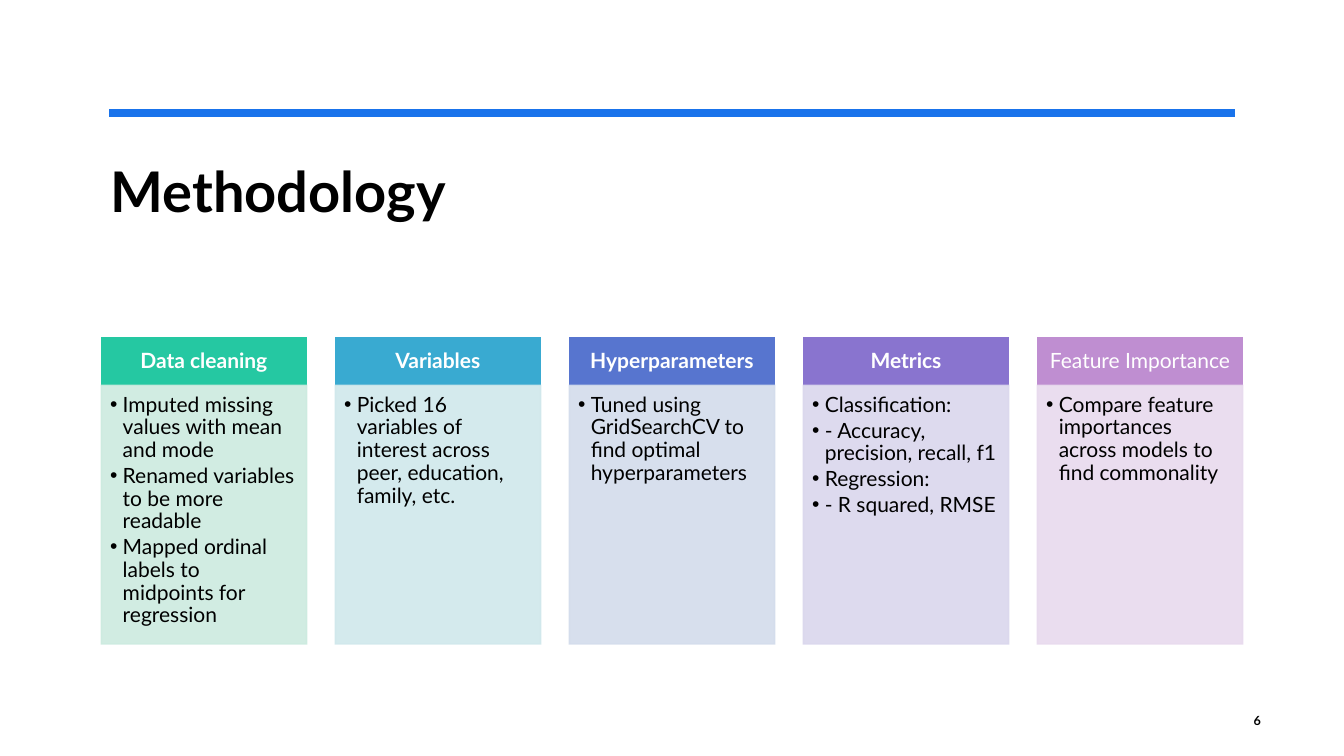
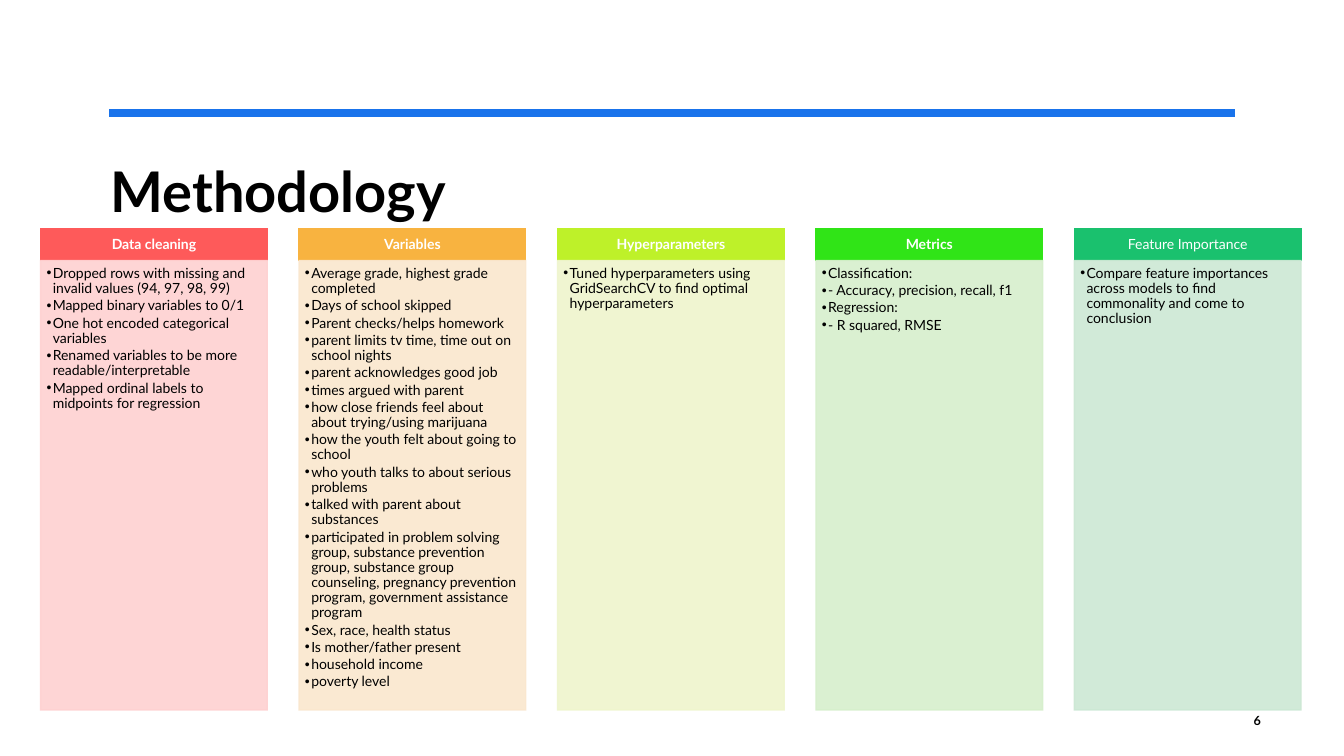
Before and after one commit to ChristufaY/data5322, a slide deck: slide 6 of hw1/slides.pptx. Drawn at 1344x756 pixels with LibreOffice and Linux fonts; fonts in the diff are those of the drawing. Boxes give left, top, right and bottom in pixels: in the first picture for what was removed or moved away, otherwise in the second. Text is boxed around its words. In the diff, an @@ line names an element or a change of style, - is before the commit and + after.

```diff
--- a/hw1/slides.pptx
+++ b/hw1/slides.pptx
@@ size 15 to 10 pt; less space between paragraphs in 5 elements at box(617, 239, 726, 252), box(906, 238, 953, 249), box(384, 238, 440, 249), box(1128, 239, 1248, 252), box(112, 238, 196, 252) @@
@@ text "Data cleaning": place and size @@
-text "Data cleaning" at box(140, 352, 267, 372)
+text "Data cleaning" at box(112, 238, 196, 252)
@@ text "Variables": place and size @@
-text "Variables" at box(395, 352, 480, 368)
+text "Variables" at box(384, 238, 440, 249)
@@ text "Hyperparameters": place and size @@
-text "Hyperparameters" at box(590, 353, 753, 372)
+text "Hyperparameters" at box(617, 239, 726, 252)
@@ text "Metrics": place and size @@
-text "Metrics" at box(871, 352, 942, 368)
+text "Metrics" at box(906, 238, 953, 249)
@@ text "Feature Importance": place and size @@
-text "Feature Importance" at box(1050, 353, 1230, 372)
+text "Feature Importance" at box(1128, 239, 1248, 252)
@@ group added at box(40, 229, 1302, 689): 5 rectangles, 1 text @@
+  • Average grade, highest grade completed
+  • Days of school skipped
+  • Parent checks/helps homework
+  • parent limits tv time, time out on school nights
+  • parent acknowledges good job
+  • times argued with parent
+  • how close friends feel about about trying/using marijuana
+  • how the youth felt about going to school
+  • who youth talks to about serious problems
+  • talked with parent about substances
+  • participated in problem solving group, substance prevention group, substance group counseling, pregnancy prevention program, government assistance program
+  • Sex, race, health status
+  • Is mother/father present
+  • household income
+  • poverty level
@@ text "Dropped rows with missing and ...": place and size @@
-text "Dropped rows with missing and ..." at box(123, 396, 294, 626)
+text "Dropped rows with missing and ..." at box(53, 267, 246, 411)
@@ rectangle: place and size @@
-rectangle at box(102, 385, 308, 644)
+rectangle at box(40, 260, 267, 710)
@@ rectangle at box(40, 260, 267, 710): fill #CDEBE0 at 90% opacity to #FFD2D2 at 90% opacity; outline #CDEBE0 1 pt to #FFD2D2 1 pt @@
@@ text at box(53, 267, 246, 378): text changed; size 15 to 10 pt @@
-  • Imputed missing values with mean and mode
-  • Renamed variables to be more readable
+  • Dropped rows with missing and invalid values (94, 97, 98, 99)
+  • Mapped binary variables to 0/1
+  • One hot encoded categorical variables
+  • Renamed variables to be more readable/interpretable
@@ rectangle: place and size @@
-rectangle at box(336, 385, 541, 644)
+rectangle at box(299, 260, 526, 710)
@@ rectangle at box(299, 260, 526, 710): fill #D1E8EC at 90% opacity to #FBE8CF at 90% opacity; outline #D1E8EC 1 pt to #FBE8CF 1 pt @@
@@ rectangle: place and size @@
-rectangle at box(570, 385, 775, 644)
+rectangle at box(558, 260, 784, 710)
@@ rectangle at box(558, 260, 784, 710): fill #D4DCEC at 90% opacity to #F0F6CD at 90% opacity; outline #D4DCEC 1 pt to #F0F6CD 1 pt @@
@@ text at box(570, 267, 750, 311): text changed; size 15 to 10 pt @@
-  • Tuned using GridSearchCV to find optimal hyperparameters
+  • Tuned hyperparameters using GridSearchCV to find optimal hyperparameters
@@ text "Classification:": place and size @@
-text "Classification:" at box(825, 396, 997, 516)
+text "Classification:" at box(828, 267, 1012, 333)
@@ text "Classification:" at box(828, 267, 1012, 333): size 15 to 10 pt; indent changed @@
@@ rectangle: place and size @@
-rectangle at box(804, 385, 1009, 644)
+rectangle at box(817, 260, 1044, 710)
@@ rectangle at box(817, 260, 1044, 710): fill #DCD8ED at 90% opacity to #D6F0CC at 90% opacity; outline #DCD8ED 1 pt to #D6F0CC 1 pt @@
@@ rectangle: place and size @@
-rectangle at box(1037, 385, 1243, 644)
+rectangle at box(1075, 260, 1302, 710)
@@ rectangle at box(1075, 260, 1302, 710): fill #E8DBEE at 90% opacity to #CCE9D5 at 90% opacity; outline #E8DBEE 1 pt to #CCE9D5 1 pt @@
@@ text at box(1087, 268, 1268, 323): text changed; size 15 to 10 pt @@
-  • Compare feature importances across models to find commonality
+  • Compare feature importances across models to find commonality and come to conclusion
@@ group removed at box(102, 338, 1243, 507): 5 rectangles, 1 text @@
-  • Picked 16 variables of interest across peer, education, family, etc.
@@ text at box(53, 382, 204, 411): size 15 to 10 pt in "Mapped ordinal labels to midpoints for regression"; indent changed @@
```
Also in this commit, not shown: 7 other slides changed, 1 slide added, 1 slide removed, 8 other files.
